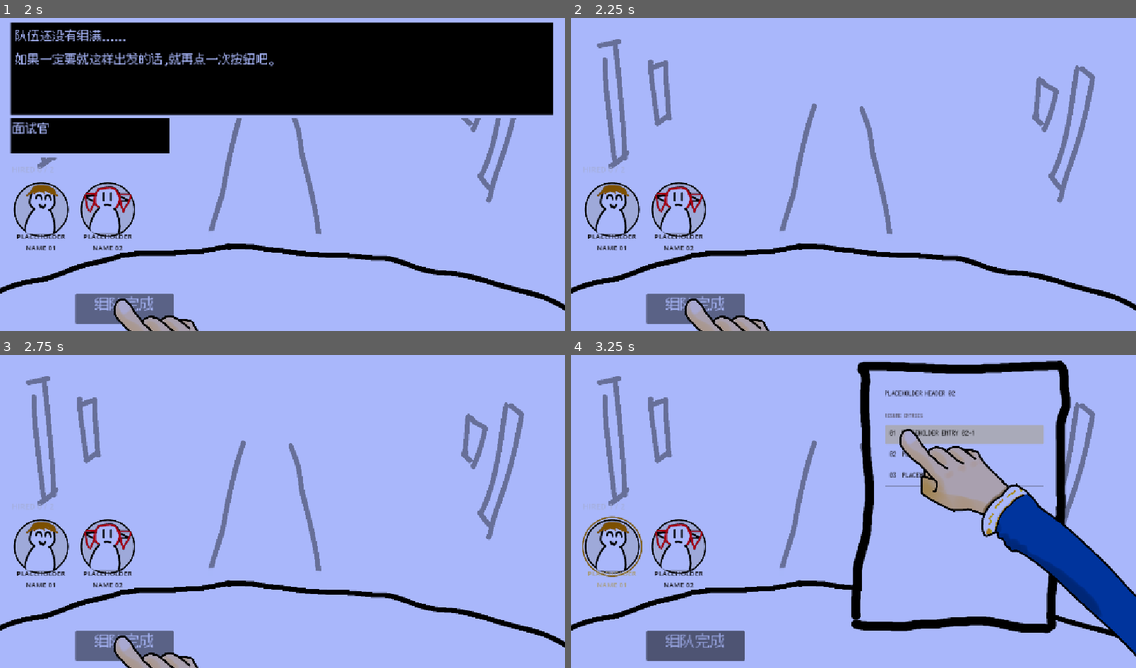
Above: before the commit, frames 1-4 (two rows, left to right).
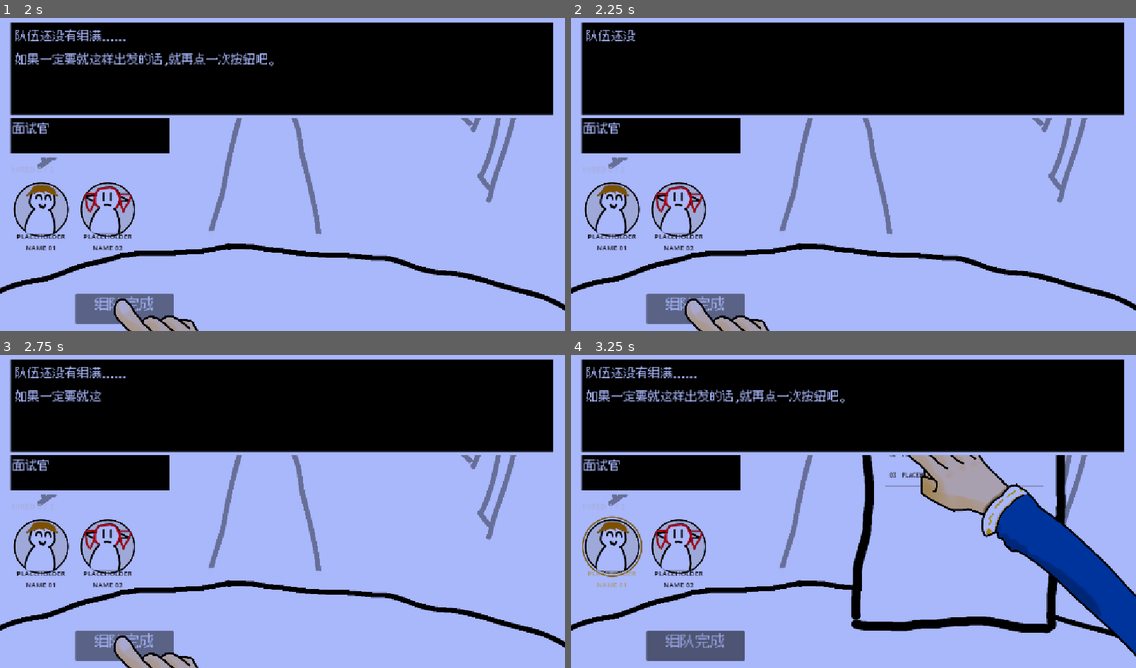
Above: after the commit, the same moments.

Repository: Dilute-l/projectYuusha
Game: Godot game, scene res://scenes/day/team_builder/team_builder.tscn
The game is run twice, just before and just after one commit, with the same random seed, the same clock (stepped at 60 frames per second) and the same inputs. This scene is started directly instead of the project's main scene.
Inputs (mouse positions are in pixels of both pictures, inside the frame that each line leads up to):
- Up to frame 1 (2 s): click "组队完成" at 0.5 s; click "组队完成" at 1.25 s
- Up to frame 2 (2.25 s): click "组队完成" at 2 s
- Up to frame 3 (2.75 s): no input
- Up to frame 4 (3.25 s): tap Enter at 2.75 s; drag from (610, 555) to (910, 439) at 2.77 s

Frame 1 is identical in both runs. In frame 2, 32% of the frame differs, in the area x 1-98%, y 1-45%; in frame 3, 32%; in frame 4, 30%.

Commit message:
现在推出游戏真的只需要点两下了

Diff:
--- a/scenes/common/dialoguer.gd
+++ b/scenes/common/dialoguer.gd
@@ -18,6 +18,16 @@
 ##   本行已打完   → 左键点一下 = 进入下一句；
 ##   最后一句打完 → 左键点一下 = 收起对话框并发出 dialogue_ended。
 ##
+## 两种输入模式（由 play() 的参数在**调用时**选定）：
+##
+##   阻挡模式（默认）——对话框把左键吃掉，点击**不会**落到它下面的按钮上。
+##     适合「先看完这段话再说」的场合：玩家必须把对话点完，才轮到底下的界面。
+##
+##   穿透模式（play(true)）——对话框照常被这一下点击推进，但**不吃掉**它：
+##     被点到的按钮同一次点击里也会照常收到 pressed（以及 hover / 移出等一切常规交互）。
+##     适合「这句话只是提醒，界面照用」的场合：主菜单的退出确认、
+##     组队没满时的「确定要走吗」都是这种 —— 玩家可以一边看提醒一边点按钮。
+##
 ## 场景只负责接线与寿命，不关心具体哪一段对话：调用方 load_dialogue(id) 后调 play()。
 
 ## 一段对话全部结束（且玩家已点击收起对话框）
@@ -28,6 +38,10 @@
 
 ## 说话人 Label
 @onready var name_label: Label = get_node_or_null("Name") as Label
+
+## 本次播放是否为穿透模式（由 play() 的参数决定，整段对话期间不变）。
+## false = 吃掉左键（默认）；true = 左键照常传给底下的 GUI。
+var _pass_through: bool = false
 
 
 func _ready() -> void:
@@ -44,11 +58,22 @@
 
 ## 显示对话框并从已 load_dialogue() 选好的那段对话的第 0 行开始播。
 ## 调用方先调 typer.load_dialogue(id)，再调本方法。
-func play() -> void:
+##
+## pass_through（默认 false = 阻挡模式，见文件头）：
+##   false —— 对话开着时吃掉左键，玩家得把这段点完才能点到下面的按钮；
+##   true  —— 对话开着时不吃左键，点到的按钮同一次点击里照常收到按下。
+## 模式只对**本次播放**有效，下次 play() 不传参数就又回到阻挡模式。
+func play(pass_through: bool = false) -> void:
 	if typer == null:
 		return
+	_pass_through = pass_through
 	visible = true
 	typer.start_dialogue()
+
+
+## 本次播放是否为穿透模式。给调用方 / 调试用。
+func is_pass_through() -> bool:
+	return _pass_through
 
 
 ## 对话是否正在进行（本脚本据此决定要不要吃掉鼠标左键）
@@ -60,10 +85,14 @@
 	if not is_playing():
 		return
 	if event is InputEventMouseButton and event.pressed and event.button_index == MOUSE_BUTTON_LEFT:
-		# 吃掉这次点击：本帧的 GUI（按钮等）不应再处理它。
 		# 放在 _input 而非 _unhandled_input，是为了在对话框开着时
-		# 避免「点击穿透」到主菜单按钮上。
-		get_viewport().set_input_as_handled()
+		# 决定「这次点击要不要穿透到主菜单按钮上」——见下面的两分支。
+		if not _pass_through:
+			# 阻挡模式：吃掉这次点击，本帧的 GUI（按钮等）不应再处理它。
+			get_viewport().set_input_as_handled()
+		# 穿透模式：什么都不做，事件继续往下走，被点到的按钮照常按下。
+		# 注意顺序 —— 本方法在 GUI 输入**之前**被调用，所以这里先推进对话、
+		# 按钮的 pressed 随后才发；同一次点击两边都会响应。
 		typer.advance()
 
 
@@ -71,4 +100,6 @@
 	# typer 在「最后一行已打完、且被要求推进」时才发这个信号：
 	# 这一刻玩家已经点过了，所以直接收起对话框。
 	visible = false
+	# 模式跟着这次播放一起结束，免得下次 play() 忘了传参数还留着穿透
+	_pass_through = false
 	dialogue_ended.emit()
--- a/scenes/day/team_builder/team_builder.gd
+++ b/scenes/day/team_builder/team_builder.gd
@@ -253,8 +253,10 @@
 ##   队伍**没满**   → 先播 team_not_full 提醒，**再点一次**才出发（同主菜单退出按钮）
 ##   当天没有名额数据 → 也直接出发（数据没填是开发期问题，不该变成玩家的疑问）
 ##
-## 注意「没满」那条第二下的实际路径：提醒对话开着时，Dialoguer 会吃掉左键（dialoguer.gd 的 _input），
-## 所以玩家得先把这段对话点完收起来，那一下才会真的落到按钮上 —— 主菜单的退出按钮同理。
+## 「没满」那段提醒用**穿透模式**（play(true)，见 dialoguer.gd）：对话不吃左键，
+## 所以第二次点「组队完成」时，同一次点击既把提醒推完、也照常落到按钮上 ——
+## 不用先点空处把对话收掉再点按钮。超员那段则保持默认的阻挡模式：
+## 它是硬拦，提醒期间不该顺手点到别处。
 func _on_confirm_pressed() -> void:
 	var slots := _today_slots()
 	var team := GameState.get_current_team()
@@ -277,7 +279,7 @@
 		return
 
 	_confirming_incomplete = true
-	if not _play_dialogue("team_not_full"):
+	if not _play_dialogue("team_not_full", true):
 		# 提醒文案缺失 / 没有对话框 —— 不能因此把玩家卡在这里
 		push_warning("[TeamBuilder] team_not_full 播不出来，直接出发")
 		_depart()
@@ -301,11 +303,12 @@
 
 
 ## 播一段对话。找不到 Dialoguer、或那段 id 不存在，都返回 false 让调用方决定怎么兜。
-func _play_dialogue(id: String) -> bool:
+## pass_through 原样转给 Dialoguer.play()：true = 对话不吃左键（见 dialoguer.gd）。
+func _play_dialogue(id: String, pass_through: bool = false) -> bool:
 	if _dialoguer == null:
 		push_error("[TeamBuilder] 找不到 Dialoguer")
 		return false
 	if not _dialoguer.typer.load_dialogue(id):
 		return false
-	_dialoguer.play()
+	_dialoguer.play(pass_through)
 	return true
--- a/scenes/menu/main_menu.gd
+++ b/scenes/menu/main_menu.gd
@@ -32,6 +32,12 @@
 	SceneRouter.goto_scene(&"day_loop")
 
 
+## 退出按钮。
+##
+## 退出是破坏性操作，所以要点两次：第一下弹提醒对话，第二下才真的退出。
+## 这段提醒用**穿透模式**（play(true)）：对话不会被左键吃掉，玩家仍然可以
+## 正常操作界面 —— 包括「再点一下退出按钮」这一下，它会一边把对话推完、
+## 一边照常触发按钮（同时也支持去点别的按钮，比如反悔点「新游戏」）。
 func _on_exitgame_pressed() -> void:
 	if _exit_confirming:
 		SceneRouter.quit_game()
@@ -43,7 +49,7 @@
 		return
 	if not dialoguer.typer.load_dialogue("test1"):
 		return
-	dialoguer.play()
+	dialoguer.play(true)
 
 
 func _on_exitgame_mouse_exited() -> void:
Not shown, changed: ARCHITECTURE.md
